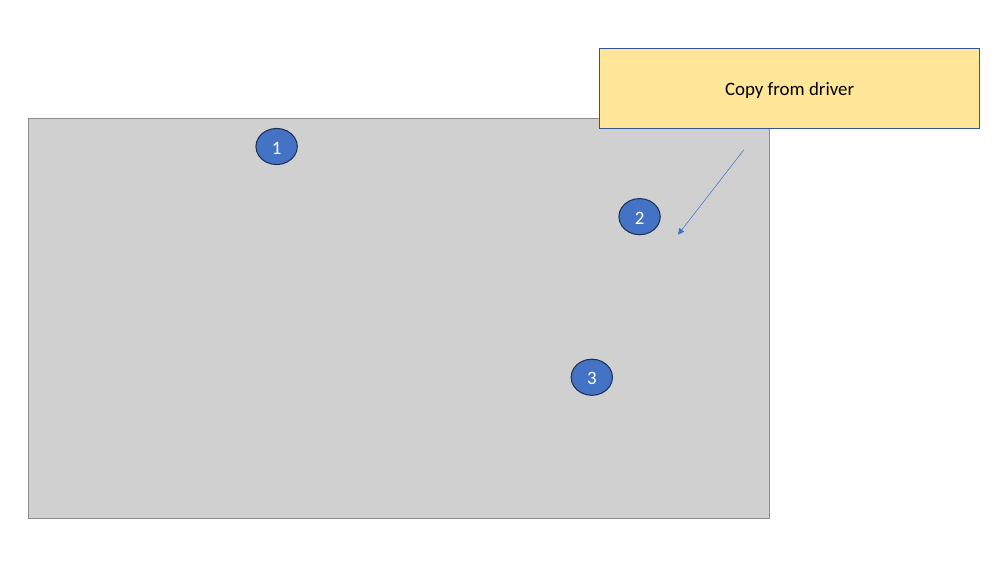
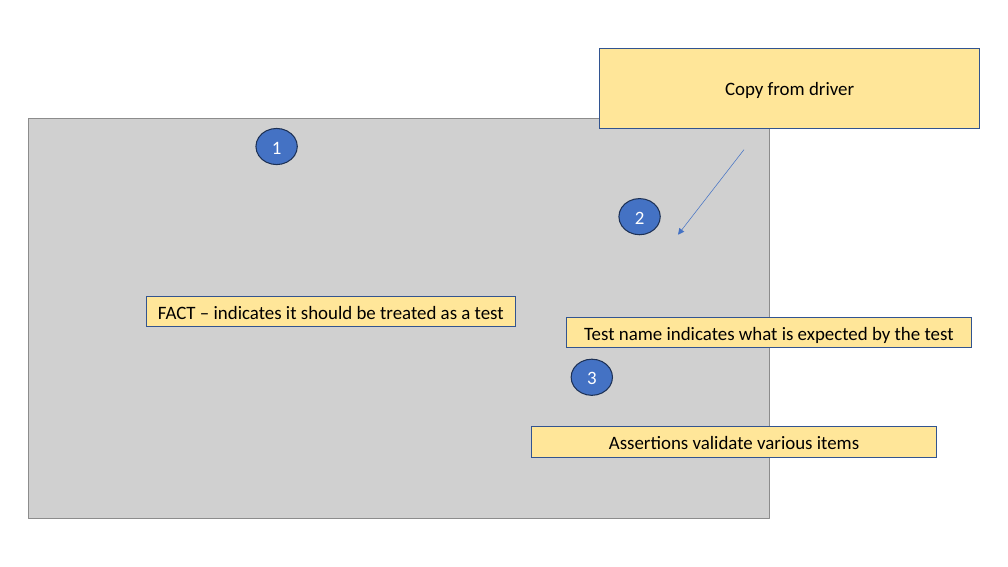
Before and after one commit to JohnRowleyDorsetCollege2025/oop-2025-a-camera-rental-20251111, a slide deck: slide 51 of CameraKit Walkthrough.pptx. Drawn at 1008x567 pixels with LibreOffice and Linux fonts; fonts in the diff are those of the drawing; grey boxes stand for pictures. Boxes give left, top, right and bottom in pixels: in the first picture for what was removed or moved away, otherwise in the second. Text is boxed around its words. In the diff, an @@ line names an element or a change of style, - is before the commit and + after.

```diff
--- a/CameraKit Walkthrough.pptx
+++ b/CameraKit Walkthrough.pptx
@@ rectangle added at (x1=147, y1=296, x2=515, y2=327), fill #FFE699, outline #325491 1 pt, 18 pt, text #000000 @@
+FACT – indicates it should be treated as a test
@@ rectangle added at (x1=566, y1=318, x2=972, y2=348), fill #FFE699, outline #325491 1 pt, 18 pt, text #000000 @@
+Test name indicates what is expected by the test
@@ rectangle added at (x1=532, y1=427, x2=937, y2=457), fill #FFE699, outline #325491 1 pt, 18 pt, text #000000 @@
+Assertions validate various items
```
Also in this commit, not shown: 4 other slides changed, 6 slides added, 3 slides removed, 2 other files.
